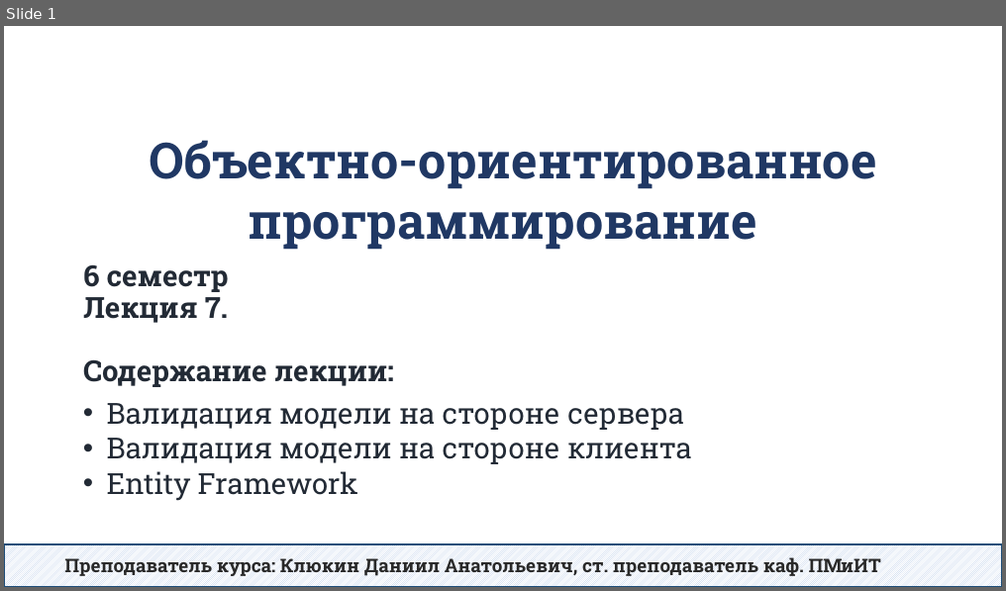
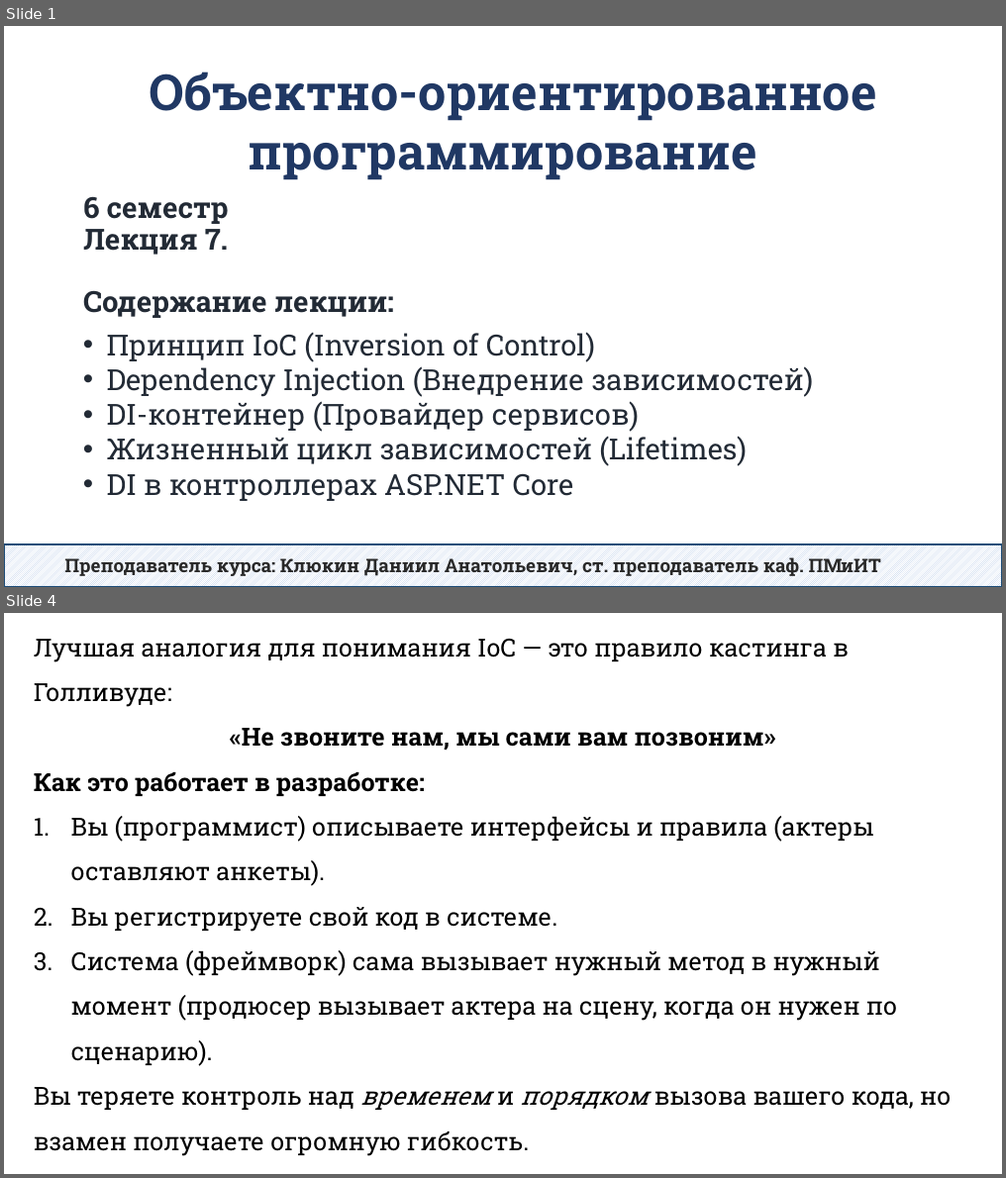
Before and after one commit to DaniilKlyukin/OOP-6, a slide deck: Лекции/ООП 2 лек 7.pptx. Shown one above the other, each under a label of ours: slide 1 before the commit, slides 1 and 4 after it; the slides between them are not shown. The pictures are 1006x591 and 1006x1178 pixels, drawn with LibreOffice and Linux fonts; fonts in the diff are those of the drawing. Boxes give left, top, right and bottom in pixels: in the first picture for what was removed or moved away, otherwise in the second. Text is boxed around its words. In the diff, an @@ line names an element or a change of style, - is before the commit and + after.

```diff
--- a/Лекции/ООП 2 лек 7.pptx
+++ b/Лекции/ООП 2 лек 7.pptx
@@ slide 4 added at (4, 613, 1002, 1174), background #FFFFFF @@
@@ text added at (34, 639, 950, 1157), 24 pt, text #000000 @@
+Лучшая аналогия для понимания IoC — это правило кастинга в Голливуде:
+«Не звоните нам, мы сами вам позвоним»
+Как это работает в разработке:
+1. Вы (программист) описываете интерфейсы и правила (актеры оставляют анкеты).
+2. Вы регистрируете свой код в системе.
+3. Система (фреймворк) сама вызывает нужный метод в нужный момент (продюсер вызывает актера на сцену, когда он нужен по сценарию).
+Вы теряете контроль над временем и порядком вызова вашего кода, но взамен получаете огромную гибкость.
@@ slide 1 changed as well @@
@@ text "Объектно-ориентированное программирование": place and size @@
-text "Объектно-ориентированное программирование" at (149, 140, 876, 250)
+text "Объектно-ориентированное программирование" at (149, 72, 876, 180)
@@ title "6 семестр Лекция 7. Содержание ...": place and size @@
-title "6 семестр Лекция 7. Содержание ..." at (83, 265, 394, 387)
+title "6 семестр Лекция 7. Содержание ..." at (83, 196, 394, 318)
@@ text at (107, 332, 813, 501): text changed @@
-• Валидация модели на стороне сервера
-• Валидация модели на стороне клиента
-• Entity Framework
+• Принцип IoC (Inversion of Control)
+• Dependency Injection (Внедрение зависимостей)
+• DI-контейнер (Провайдер сервисов)
+• Жизненный цикл зависимостей (Lifetimes)
+• DI в контроллерах ASP.NET Core
```
Also in this commit, not shown: 25 other slides added, 47 slides removed.
